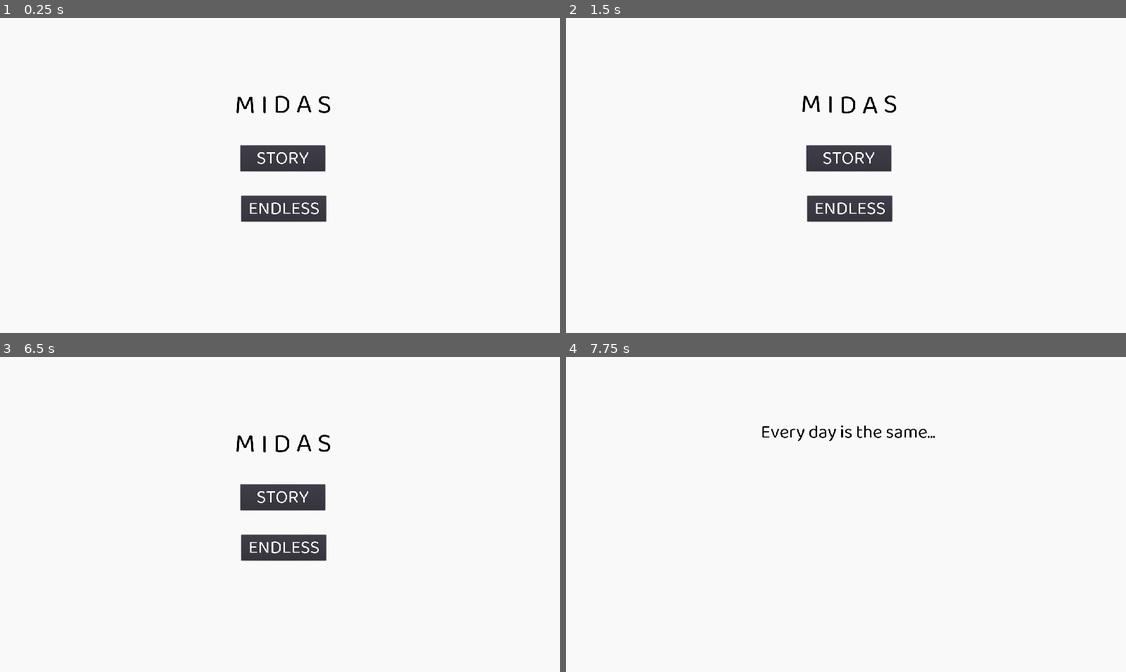
Above: before the commit, frames 1-4 (two rows, left to right).
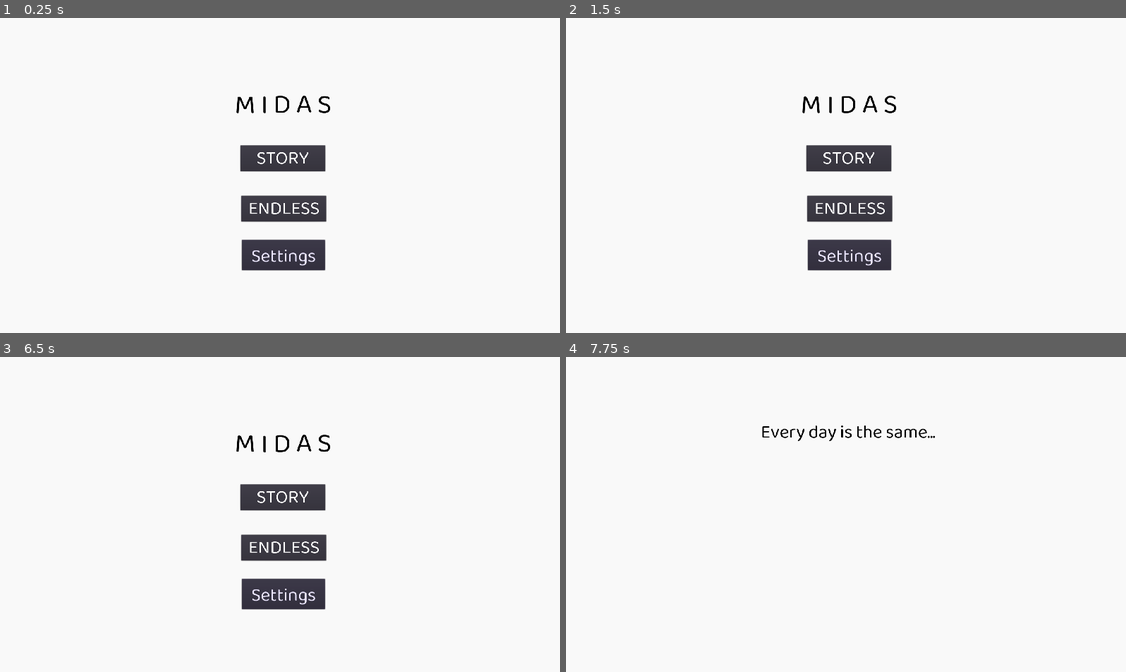
Above: after the commit, the same moments.

Repository: meburns/midas
Game: Godot game, scene res://src/Menu.tscn
Two runs of this game, one before a commit and one after it. Both use one fixed random seed, a clock stepped at 60 frames per second and the inputs below.
Inputs (mouse positions are in pixels of both pictures, inside the frame that each line leads up to):
- Up to frame 1 (0.25 s): no input
- Up to frame 2 (1.5 s): click (851, 254) at 0.5 s, where only the run after the commit has a clickable "Settings"; click (599, 49) at 1.25 s, where only the run after the commit has a clickable "<="
- Up to frame 3 (6.5 s): click "STORY" at 2 s; tap Enter (ui_accept) at 2.75, 3.5, 5 s; hold Right (move_right) 2.78-4.28 s; tap R (refresh) every 0.75 s from 2.85 to 5.85 s; tap Space (jump) at 3.02, 3.77, 5.27, 6.02 s; hold A (move_left) 4.28-5.03 s; hold Right (move_right) from 5.03 s (still down); tap Escape (menu) at 6.4 s
- Up to frame 4 (7.75 s): release Right (move_right) at 6.5 s; click "STORY" at 6.5 s; tap Enter (ui_accept) at 7.25 s; hold A (move_left) from 7.28 s (still down); tap R (refresh) at 7.35 s; tap Space (jump) at 7.52 s

The runs differ from the first frame. In frame 1, 1.4% of the frame differs, in the area x 43-59%, y 70-81%; in frame 2, 1.6%, in the area x 42-59%, y 24-81%; in frame 3, 1.4%; in frame 4, nothing differs.

Commit message:
Add basic settings page

Diff:
--- a/src/Menu.gd
+++ b/src/Menu.gd
@@ -42,3 +42,7 @@
 func _on_EndlessButton_pressed() -> void:
 	MusicPlayer.play()
 	get_tree().change_scene("res://src/levels/EndlessLevel.tscn")
+
+
+func _on_SettingsButton_pressed() -> void:
+	get_tree().change_scene("res://src/Settings.tscn")
--- a/src/Menu.tscn
+++ b/src/Menu.tscn
@@ -55,12 +55,33 @@
 "_edit_use_anchors_": false
 }
 
+[node name="SettingsButton" type="Button" parent="."]
+modulate = Color( 0.92549, 0.905882, 1, 1 )
+margin_left = 823.006
+margin_top = 753.773
+margin_right = 1106.01
+margin_bottom = 856.773
+__meta__ = {
+"_edit_use_anchors_": false
+}
+
+[node name="Label" type="Label" parent="SettingsButton"]
+margin_right = 284.0
+margin_bottom = 85.0
+custom_fonts/font = ExtResource( 6 )
+text = "Settings"
+align = 1
+valign = 1
+__meta__ = {
+"_edit_use_anchors_": false
+}
+
 [node name="CreditsButton" type="Button" parent="."]
 modulate = Color( 0.92549, 0.905882, 1, 1 )
 margin_left = 823.006
-margin_top = 761.926
+margin_top = 898.486
 margin_right = 1106.01
-margin_bottom = 864.926
+margin_bottom = 1001.49
 disabled = true
 __meta__ = {
 "_edit_use_anchors_": false
@@ -73,6 +94,9 @@
 text = "Credits"
 align = 1
 valign = 1
+__meta__ = {
+"_edit_use_anchors_": false
+}
 
 [node name="MainTitle" type="RichTextLabel" parent="."]
 margin_left = 797.771
@@ -95,4 +119,5 @@
 [node name="Camera2D" parent="." instance=ExtResource( 4 )]
 [connection signal="pressed" from="StoryButton" to="." method="_on_StoryButton_pressed"]
 [connection signal="pressed" from="EndlessButton" to="." method="_on_EndlessButton_pressed"]
+[connection signal="pressed" from="SettingsButton" to="." method="_on_SettingsButton_pressed"]
 [connection signal="pressed" from="CreditsButton" to="." method="_on_CreditsButton_pressed"]
--- /dev/null
+++ b/src/Settings.gd
@@ -0,0 +1,7 @@
+extends Node2D
+
+
+
+
+func _on_BackButton_pressed() -> void:
+	get_tree().change_scene("res://src/Menu.tscn")
--- /dev/null
+++ b/src/Settings.tscn
@@ -0,0 +1,38 @@
+[gd_scene load_steps=4 format=2]
+
+[ext_resource path="res://assets/fonts/Baloo_Bhaina_2/main_menu.tres" type="DynamicFont" id=1]
+[ext_resource path="res://src/Settings.gd" type="Script" id=2]
+[ext_resource path="res://assets/fonts/Baloo_Bhaina_2/normal_font.tres" type="DynamicFont" id=3]
+
+[node name="Settings" type="Node2D"]
+script = ExtResource( 2 )
+
+[node name="Label" type="Label" parent="."]
+margin_left = 247.0
+margin_right = 1678.0
+margin_bottom = 224.0
+custom_fonts/font = ExtResource( 1 )
+custom_colors/font_color = Color( 0, 0, 0, 1 )
+text = "Settings"
+align = 1
+valign = 1
+__meta__ = {
+"_edit_use_anchors_": false
+}
+
+[node name="BackButton" type="Button" parent="."]
+margin_right = 227.0
+margin_bottom = 211.0
+__meta__ = {
+"_edit_use_anchors_": false
+}
+
+[node name="Label" type="Label" parent="BackButton"]
+margin_right = 235.0
+margin_bottom = 211.0
+custom_fonts/font = ExtResource( 3 )
+custom_colors/font_color = Color( 0, 0, 0, 1 )
+text = "<="
+align = 1
+valign = 1
+[connection signal="pressed" from="BackButton" to="." method="_on_BackButton_pressed"]
